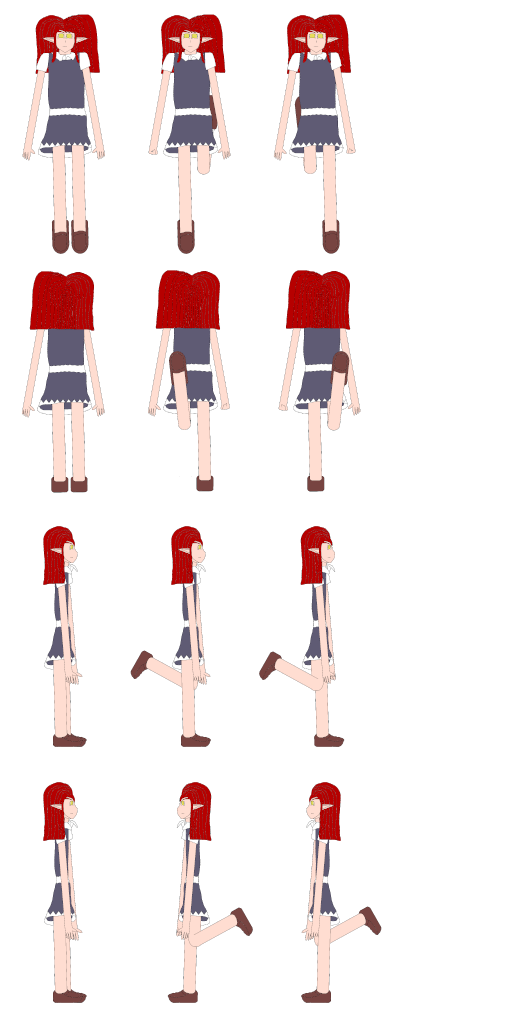
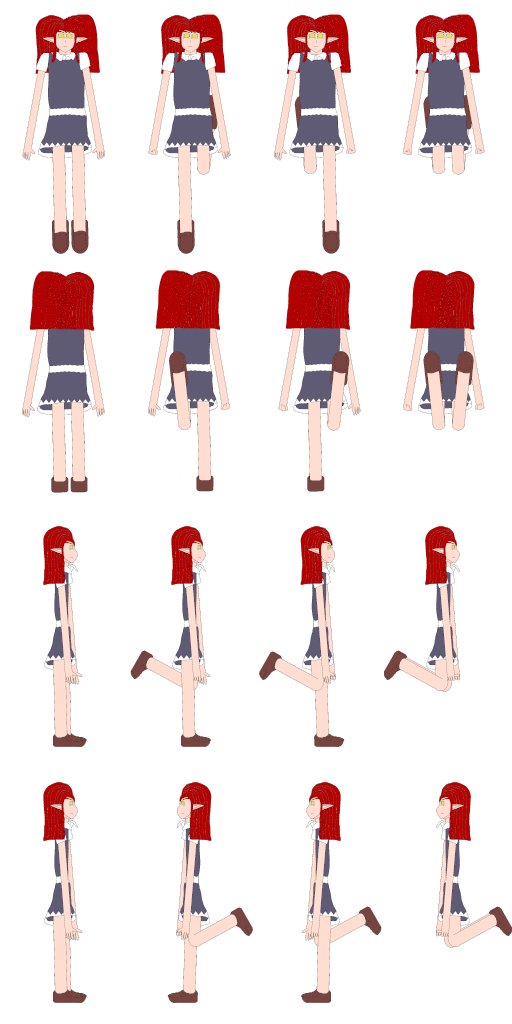
Layered file, before and after one edit (512 x 1024). Changes by layer:
added layer "wjump" above "ejump" over [436, 782, 512, 948]
added layer "ejump" above "njump" over [384, 526, 460, 692]
added layer "njump" above "sjump" over [403, 270, 485, 431]
added layer "sjump" above "widle.pn" over [403, 14, 485, 175]
